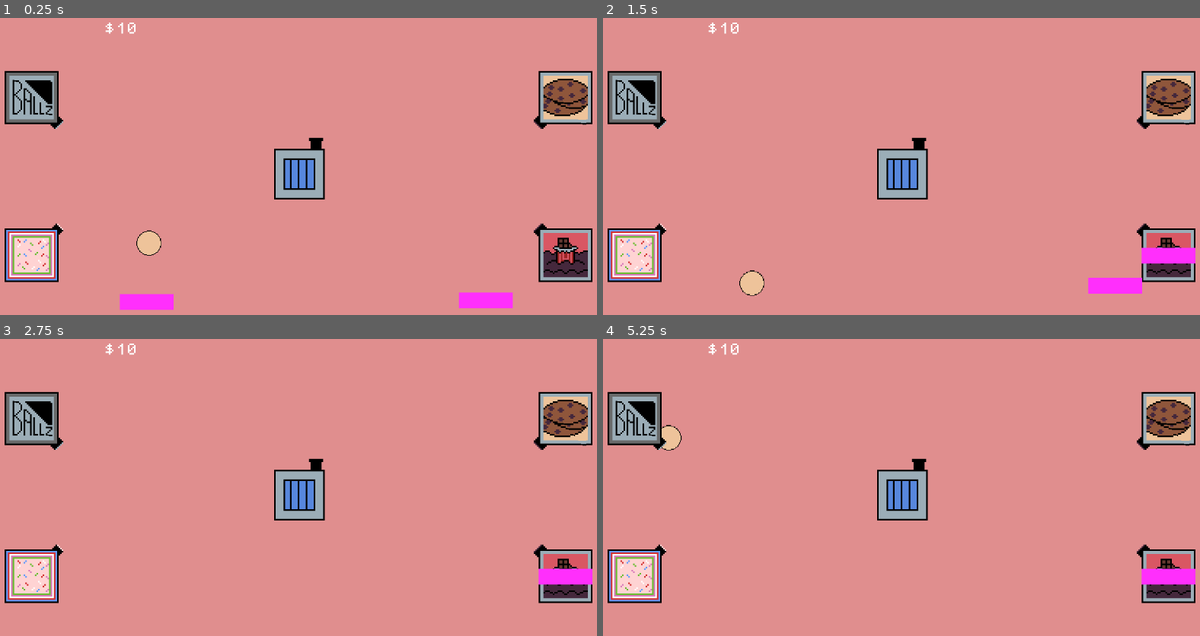
Above: before the commit, frames 1-4 (two rows, left to right).
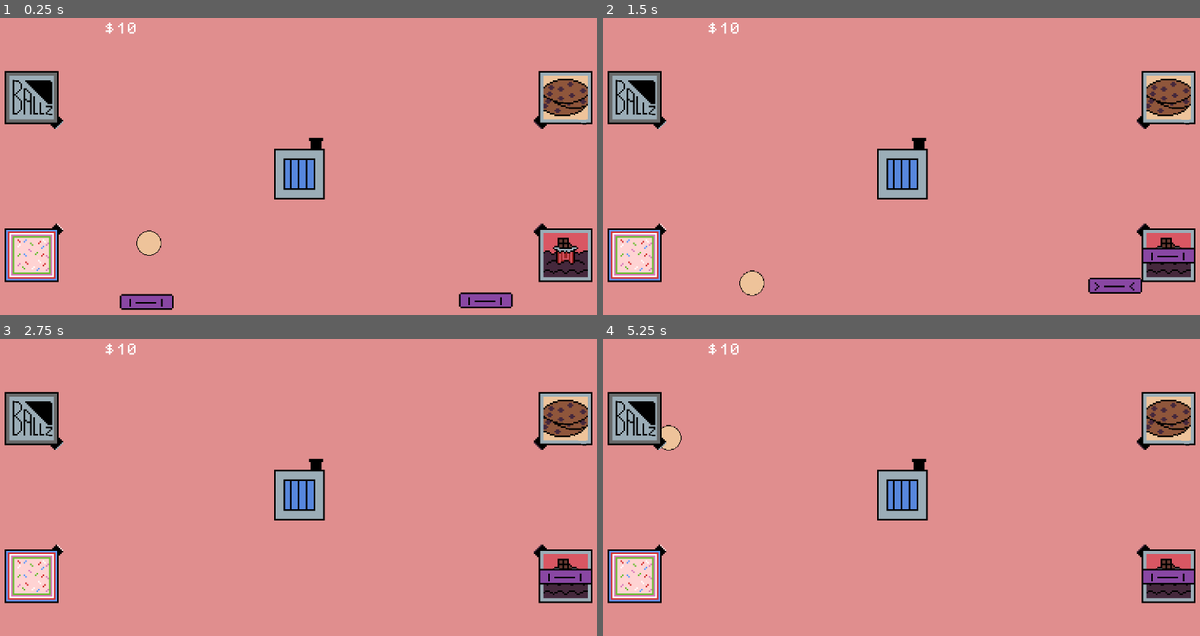
Above: after the commit, the same moments.

Repository: nimilgp/brackey-2025-aug
Game: Godot game, scene res://scenes/game.tscn
Same seed, same stepped clock (60 frames per second), same inputs: the game is played once before the commit and once after it.
Inputs (mouse positions are in pixels of both pictures, inside the frame that each line leads up to):
- Up to frame 1 (0.25 s): no input
- Up to frame 2 (1.5 s): drag from (752, 303) to (1170, 255) at 0.52 s; drag from (1086, 300) to (1170, 255) at 1.27 s
- Up to frame 3 (2.75 s): tap Enter at 2 s; move the mouse to (358, 398) at 2.02 s; hold D from 2.03 s (still down); click (358, 398) at 2.17 s
- Up to frame 4 (5.25 s): release D at 2.75 s; tap Space at 2.75, 4.25 s; drag from (871, 543) to (632, 576) at 2.77 s; tap Enter at 3.5, 5 s; move the mouse to (1086, 526) at 3.52 s; hold A 3.53-4.25 s; click (1086, 526) at 3.67 s; drag from (716, 422) to (632, 576) at 4.27 s; move the mouse to (931, 475) at 5.02 s; hold S from 5.03 s (still down); click (931, 475) at 5.17 s

The runs differ from the first frame. In frame 1, 1.0% of the frame differs, in the area x 20-86%, y 92-99%; in frame 2, 1.0%; in frame 3, 0.5%; in frame 4, 0.5%.

Commit message:
paddle animation

Diff:
--- a/scenes/paddle.tscn
+++ b/scenes/paddle.tscn
@@ -1,6 +1,7 @@
-[gd_scene load_steps=3 format=3 uid="uid://jeumh6b87v4h"]
+[gd_scene load_steps=4 format=3 uid="uid://jeumh6b87v4h"]
 
 [ext_resource type="Script" uid="uid://1xcvylkb2xey" path="res://scripts/paddle.gd" id="1_3xiby"]
+[ext_resource type="Texture2D" uid="uid://p86ivmyblciw" path="res://assets/paddle-sprites1.png" id="2_y7wee"]
 
 [sub_resource type="RectangleShape2D" id="RectangleShape2D_ut3sq"]
 size = Vector2(68, 20)
@@ -11,20 +12,10 @@
 input_pickable = true
 script = ExtResource("1_3xiby")
 
-[node name="ColorRect" type="ColorRect" parent="."]
-anchors_preset = 8
-anchor_left = 0.5
-anchor_top = 0.5
-anchor_right = 0.5
-anchor_bottom = 0.5
-offset_left = -34.0
-offset_top = -10.0
-offset_right = 34.0
-offset_bottom = 10.0
-grow_horizontal = 2
-grow_vertical = 2
-mouse_filter = 1
-color = Color(1, 0.18265, 0.985475, 1)
-
 [node name="CollisionShape2D" type="CollisionShape2D" parent="."]
 shape = SubResource("RectangleShape2D_ut3sq")
+
+[node name="Sprite2D" type="Sprite2D" parent="."]
+position = Vector2(0, 24)
+scale = Vector2(2, 2)
+texture = ExtResource("2_y7wee")
--- a/scripts/paddle.gd
+++ b/scripts/paddle.gd
@@ -31,6 +31,12 @@
 func _process(delta: float) -> void:
 	# Only update the position if the character is being dragged.
 	if is_dragging:
+		# get sprite2d node
+		var sprite : Sprite2D = get_child(1)
+		var new_sprite_path = "assets/paddle-sprites2.png"
+		# boom
+		sprite.texture = load(new_sprite_path)
+
 		global_position = get_global_mouse_position()
 		# rotation
 		if Input.is_key_pressed(KEY_A):
@@ -39,6 +45,11 @@
 			rotation = -25
 		elif Input.is_key_pressed(KEY_S):
 			rotation = 0
+	else:
+		var sprite : Sprite2D = get_child(1)
+		var new_sprite_path = "assets/paddle-sprites1.png"
+		# boom
+		sprite.texture = load(new_sprite_path)
 
 
 func read_current_rotation():
Binary file added: assets/paddle-sprites1.png
Binary file added: assets/paddle-sprites2.png
